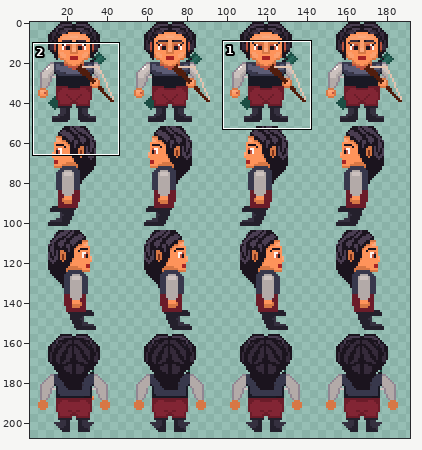
One commit to this sprite sheet: images/player.png. Above, an overview of the earlier version with the close-up marked.
Close-up. The starting point:
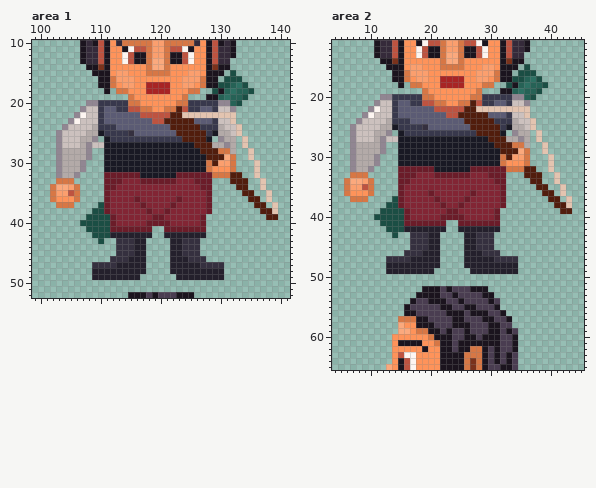
The file is 192x208 pixels. Shown: area 1: x 99..141, y 10..52; area 2: x 4..45, y 11..65. The wide view leaves out empty margins. The commit also changed other parts of the picture, which this record leaves out.
Now the later version:
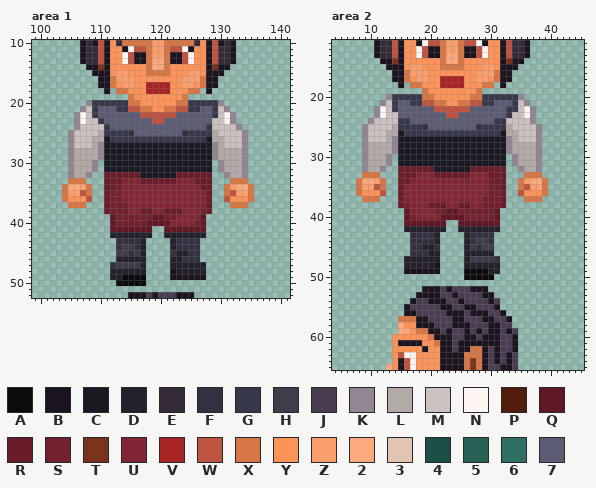
Palette (. is transparent): A #0b0a0d  B #1b141e  C #191924  D #24202c  E #352a3a  F #35303f  G #38384c  H #413c4c  J #4a3d51  K #918692  L #b3aaa8  M #ccc1be  N #fdf5f1  P #511d0d  Q #621824  R #6b1c29  S #74212f  T #7a321c  U #822534  V #a82424  W #be5340  X #d77745  Y #fe935a  Z #fb9f6e  2 #fba97d  3 #e3c4b0  4 #1b4e44  5 #266256  6 #2d7063  7 #5b5b74
Diff:
--- area 1
@@ x 99..141 @@
 12 ........BEEWBYYNWBBXZZXBBWNYYBWEEB.........
-13 ........BEEWBYYNWBBX22XBBWNYYBWEE..........
+13 ........BEEWBYYNWBBX22XBBWNYYBWEEB.........
 14 .........BBTBYYYYYYX22XYYYYYYBTBB..........
-15 ..........BBBYZZYYYXXXXYYYZZYBBB.4.........
-16 ...........BBXZZZYYYYYYYYZZZXBB.444........
-17 ...........BBXYZZYYVVVVYYZZYXBB44564.......
-18 ............B.XXYYYVVVVYYYXX..4B56554......
-19 ................XYYYYYYYYX...BB56554.......
-20 .........KKGGGGGXXYYYYYYXXGGGGGKK54........
-21 ........KMMG77GGWWXXYYXXPWGG77GMMK.........
-22 .......KNMMG777777WWWWWPP333333333.........
-23 ......KNMMMG77777777WWPPPPP777GMM3.........
-24 .....KMMMMLGGG777777777PPPPPGGGLMM3........
-25 ....KMMMMLLCGGGGF7777777PPPPPGCLLM3........
-26 ....KMMMLLK.CGGGGGGGGGGGGPPPPC.KLL.3.......
-27 ....KMMMLKMMCCCCCCCCCCCCCCCPPPLLKL.3.......
-28 ....KLLLLK..CCCCCCCCCCCCCCCCPPPXXL..3......
-29 ....KLLLLK..CCCCCCCCCCCCCCCCCPPP2X..3......
-30 ....KLLLK...CCCCCCCCCCCCCCCCCXPZZX...3.....
-31 ....KLLLK...CCCCCCCCCCCCCCCCCXYYYX...3.....
-32 ....KLLK....RRRRRRCCCCCCRRRRRRXXXPP..3.....
-33 ....XXX.....RRRUUURRRRRRUUURRR...PPP..3....
-34 ...X22ZX....RRUUUUUUUUUUUUUURR....PP..3....
-35 ...XZZWX....RUUUUUUUUUUUUUUUUR.....PP..3...
-36 ...XYYYX....RUUUURUUUUUURUUUUR......PP.3...
-37 ....XXX....4RUUUUURUUUURUUUUUR.......PP.3..
-38 ..........44RUUUUUURUURUUUUUUR........PP3..
-39 .........4444RUUUUUURRUUUUUUR..........PP..
-40 ........44444RUUUUURRRRUUUUUR..............
-41 .........4444RRRRRRR..RRRRRRR..............
-42 ..........444DDDDDDD..DDDDDDD..............
-43 ...........4..FFFDD....DDFFF...............
-44 ..............FFFDD....DDFFF...............
-45 ..............FFFDD....DDFFF...............
-46 .............FFFDDD....DDDFFF..............
-47 ..........FFFFDDDDD....DDDDDFFFF...........
-48 ..........DDDDDDDDD....DDDDDDDDD...........
-49 ..........DDDDDDDD......DDDDDDDD...........
-50 ...........................................
+15 ..........BBBYZZYYYXXXXYYYZZYBBB...........
+16 ...........BBXZZZYYYYYYYYZZZXBB............
+17 ...........BBXYZZYYVVVVYYZZYXBB............
+18 ............B.XXYYYVVVVYYYXX.B.............
+19 ................XYYYYYYYYX.................
+20 .........KGGGGGGXXYYYYYYXXGGGGGK...........
+21 ........KMG777GGWWXXYYXXWWGG77GMK..........
+22 .......KNMG7777777WWWWWW777777GMNK.........
+23 .......KNMMG77777777WW77777777MMNK.........
+24 .......KMMMMG7777777777777777GMMMMK........
+25 ......KMMMMLGGGGF77777777FGGGGLMMMMK.......
+26 ......KMMMLLCGGGGGGGGGGGGGGGGCLLMMMK.......
+27 ......KMMMLKCCCCCCCCCCCCCCCCCCKLMMMK.......
+28 ......KLLLLKCCCCCCCCCCCCCCCCCCKLLLLK.......
+29 ......KLLLLKCCCCCCCCCCCCCCCCCCKLLLLK.......
+30 ......KLLLK.CCCCCCCCCCCCCCCCCC.KLLLK.......
+31 ......KLLLK.CCCCCCCCCCCCCCCCCC.KLLLK.......
+32 ......KLLK..RRRRRRCCCCCCRRRRRR..KLLK.......
+33 ......XXX...RRRUUURRRRRRUUURRR...XXX.......
+34 .....X22ZX..RRSUUUUUUUUUUUUURR..XZ22X......
+35 .....XZZWX..RSSUUUUUUUUUUUUUUR..XWZZX......
+36 .....XYYYW..RSSUUUUUUUUUUUUUUR..WYYYX......
+37 ......XXX...RSSSUUUUUUUUUUUUUR...XXX.......
+38 ............RSSSUURRUURRRUUUSR.............
+39 .............QSSSSSSQQSSUUUUQ..............
+40 .............QSSSSSQQQQUUUUSQ..............
+41 .............QQQQQQQ..QQQQQQQ..............
+42 .............DDDDDDD..DDDDDDD..............
+43 ..............FFFFD....DFFFF...............
+44 ..............FHHFD....DFFFF...............
+45 ..............HHFHD....FDDFF...............
+46 ..............DDDDD....DDFFF...............
+47 .............FHHHHD....DDDDDD..............
+48 .............DDDDDD....BDDDDD..............
+49 .............DDAAAA....BBBBBB..............
+50 ..............AAAAA........................
 51 ...........................................
--- area 2
@@ x 4..45 @@
 12 .......BEEWBYYNWBBXZZXBBWNYYBWEEB.........
-13 .......BEEWBYYNWBBX22XBBWNYYBWEE..........
+13 .......BEEWBYYNWBBX22XBBWNYYBWEEB.........
 14 ........BBTBYYYYYYX22XYYYYYYBTBB..........
-15 .........BBBYZZYYYXXXXYYYZZYBBB.4.........
-16 ..........BBXZZZYYYYYYYYZZZXBB.444........
-17 ..........BBXYZZYYVVVVYYZZYXBB44564.......
-18 ...........B.XXYYYVVVVYYYXX..4B56554......
-19 ...............XYYYYYYYYX...BB56554.......
-20 ........KKGGGGGXXYYYYYYXXGGGGGKK54........
-21 .......KMMG77GGWWXXYYXXPWGG77GMMK.........
-22 ......KNMMG777777WWWWWPP333333333.........
-23 .....KNMMMG77777777WWPPPPP777GMM3.........
-24 ....KMMMMLGGG777777777PPPPPGGGLMM3........
-25 ...KMMMMLLCGGGGF7777777PPPPPGCLLM3........
-26 ...KMMMLLK.CGGGGGGGGGGGGPPPPC.KLL.3.......
-27 ...KMMMLKMMCCCCCCCCCCCCCCCPPPLLKL.3.......
-28 ...KLLLLK..CCCCCCCCCCCCCCCCPPPXXL..3......
-29 ...KLLLLK..CCCCCCCCCCCCCCCCCPPP2X..3......
-30 ...KLLLK...CCCCCCCCCCCCCCCCCXPZZX...3.....
-31 ...KLLLK...CCCCCCCCCCCCCCCCCXYYYX...3.....
-32 ...KLLK....RRRRRRCCCCCCRRRRRRXXXPP..3.....
-33 ...XXX.....RRRUUURRRRRRUUURRR...PPP..3....
-34 ..X22ZX....RRUUUUUUUUUUUUUURR....PP..3....
-35 ..XZZWX....RUUUUUUUUUUUUUUUUR.....PP..3...
-36 ..XYYYX....RUUUURUUUUUURUUUUR......PP.3...
-37 ...XXX....4RUUUUURUUUURUUUUUR.......PP.3..
-38 .........44RUUUUUURUURUUUUUUR........PP3..
-39 ........4444RUUUUUURRUUUUUUR..........PP..
-40 .......44444RUUUUURRRRUUUUUR..............
-41 ........4444RRRRRRR..RRRRRRR..............
-42 .........444DDDDDDD..DDDDDDD..............
-43 ..........4..FFFDD....DDFFF...............
-44 .............FFFDD....DDFFF...............
-45 .............FFFDD....DDFFF...............
-46 ............FFFDDD....DDDFFF..............
-47 .........FFFFDDDDD....DDDDDFFFF...........
-48 .........DDDDDDDDD....DDDDDDDDD...........
-49 .........DDDDDDDD......DDDDDDDD...........
-50 ..........................................
+15 .........BBBYZZYYYXXXXYYYZZYBBB...........
+16 ..........BBXZZZYYYYYYYYZZZXBB............
+17 ..........BBXYZZYYVVVVYYZZYXBB............
+18 ...........B.XXYYYVVVVYYYXX.B.............
+19 ...............XYYYYYYYYX.................
+20 .........KGGGGGXXYYYYYYXXGGGGGGK..........
+21 ........KMG77GGWWXXYYXXWWGG777GMK.........
+22 .......KNMG777777WWWWWW777777GGMNK........
+23 .......KNMM77777777WW77777777GMMNK........
+24 ......KMMMMGG77777777777777GGMMMMK........
+25 .....KMMMMLGGGGF77777777FGGGGLMMMMK.......
+26 .....KMMMLLCGGGGGGGGGGGGGGGGCLLMMMK.......
+27 .....KMMMLKCCCCCCCCCCCCCCCCCCKLMMMK.......
+28 .....KLLLLKCCCCCCCCCCCCCCCCCCKLLLLK.......
+29 .....KLLLLKCCCCCCCCCCCCCCCCCCKLLLLK.......
+30 .....KLLLK.CCCCCCCCCCCCCCCCCC.KLLLK.......
+31 .....KLLLK.CCCCCCCCCCCCCCCCCC.KLLLK.......
+32 .....KLLK..RRRRRRCCCCCCRRRRRR..KLLK.......
+33 .....XXX...RRRUUURRRRRRUUURRR...XXX.......
+34 ....X22ZX..RRUUUUUUUUUUUUUSRR..XZ22X......
+35 ....XZZWX..RUUUUUUUUUUUUUUSSR..XWZZX......
+36 ....XYYYW..RUUUUUUUUUUUUUUSSR..WYYYX......
+37 .....XXX...RUUUUUUUUUUUUUSSSR...XXX.......
+38 ...........RSUUURRRUURRUUSSSR.............
+39 ............QUUUUSSQQSSSSSSQ..............
+40 ............QSUUUUQQQQSSSSSQ..............
+41 ............QQQQQQQ..QQQQQQQ..............
+42 ............DDDDDDD..DDDDDDD..............
+43 .............FFFFD....DFFFF...............
+44 .............FFFFD....DFHHF...............
+45 .............FFDDF....DHFHH...............
+46 .............FFFDD....DDDDD...............
+47 ............DDDDDD....DHHHHF..............
+48 ............DDDDDB....DDDDDD..............
+49 ............BBBBBB....AAAADD..............
+50 ......................AAAAA...............
 51 ..........................................
@@ x 26..30 @@
 58 BJJJB
-59 BJJJB
+59 BJBJB
 60 BBJBB
Where, in picture pixels (left, top, right, bottom), the same in both close-ups:
changed: (50, 58, 278, 286)
changed: (344, 52, 572, 280)
changed: (476, 328, 482, 334)
